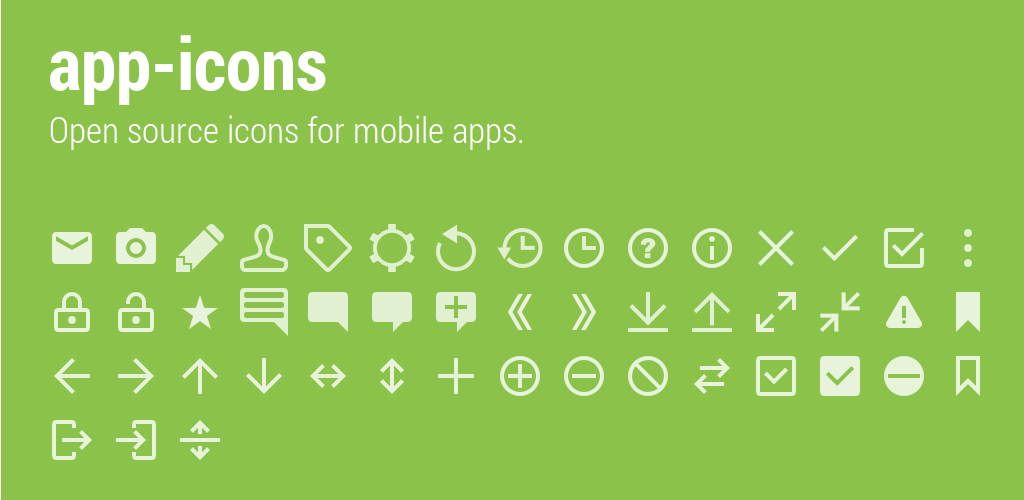
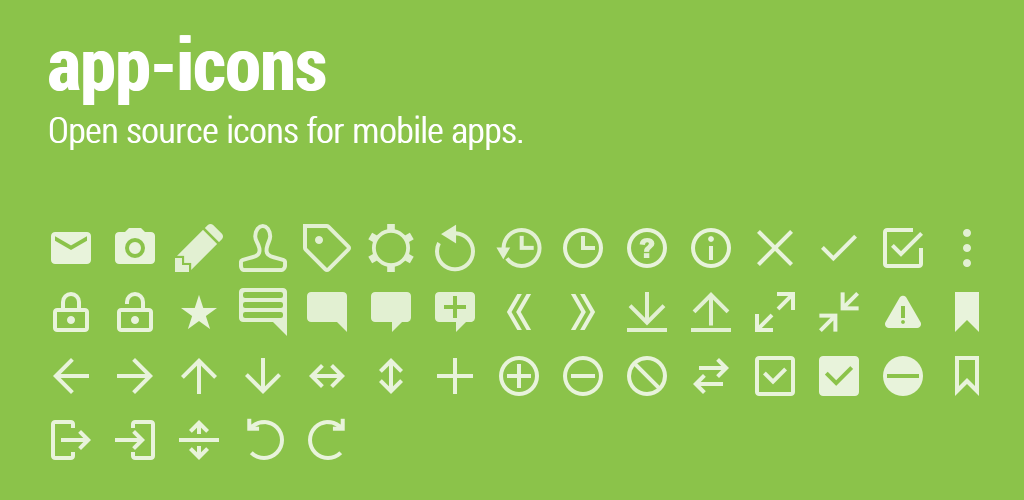
Revision of a layered 1024 x 500 image; what changed, layer by layer:
added layer "Open source icons for mobile a... #1" in group "icons" over (x1=49, y1=115, x2=521, y2=150)
added layer "app-icons #1" in group "icons" over (x1=49, y1=35, x2=325, y2=105)
added group "icons #1" with 48 layers in group "icons" over (x1=51, y1=224, x2=979, y2=460)
added layer "ic_action_import.png #1" in group "icons #1" over (x1=115, y1=420, x2=155, y2=460)
added layer "ic_action_export.png #1" in group "icons #1" over (x1=51, y1=420, x2=91, y2=460)
added layer "ic_action_tag.png #1" in group "icons #1" over (x1=303, y1=224, x2=351, y2=272)
added layer "ic_action_clock.png #1" in group "icons #1" over (x1=563, y1=228, x2=603, y2=268)
added layer "ic_action_help.png #1" in group "icons #1" over (x1=627, y1=228, x2=667, y2=268)
added layer "ic_action_upload.png #1" in group "icons #1" over (x1=691, y1=292, x2=731, y2=332)
added layer "ic_action_comment4.png #1" in group "icons #1" over (x1=435, y1=292, x2=475, y2=332)
added layer "ic_action_stop2.png #1" in group "icons #1" over (x1=883, y1=356, x2=923, y2=396)
added layer "ic_action_check3.png #1" in group "icons #1" over (x1=819, y1=356, x2=859, y2=396)
added layer "ic_action_check2.png #1" in group "icons #1" over (x1=755, y1=356, x2=795, y2=396)
added layer "ic_action_settings.png #1" in group "icons #1" over (x1=368, y1=224, x2=414, y2=272)
added layer "ic_action_reload.png #1" in group "icons #1" over (x1=435, y1=224, x2=475, y2=272)
added layer "ic_action_history.png #1" in group "icons #1" over (x1=496, y1=228, x2=542, y2=268)
added layer "ic_action_friend.png #1" in group "icons #1" over (x1=239, y1=224, x2=287, y2=272)
added layer "ic_action_edit.png #1" in group "icons #1" over (x1=175, y1=224, x2=223, y2=272)
added layer "ic_action_comment.png #1" in group "icons #1" over (x1=239, y1=288, x2=287, y2=336)
added layer "Background #1" in group "icons" over (x1=0, y1=0, x2=980, y2=500)
…and 34 more changes (34 added)
